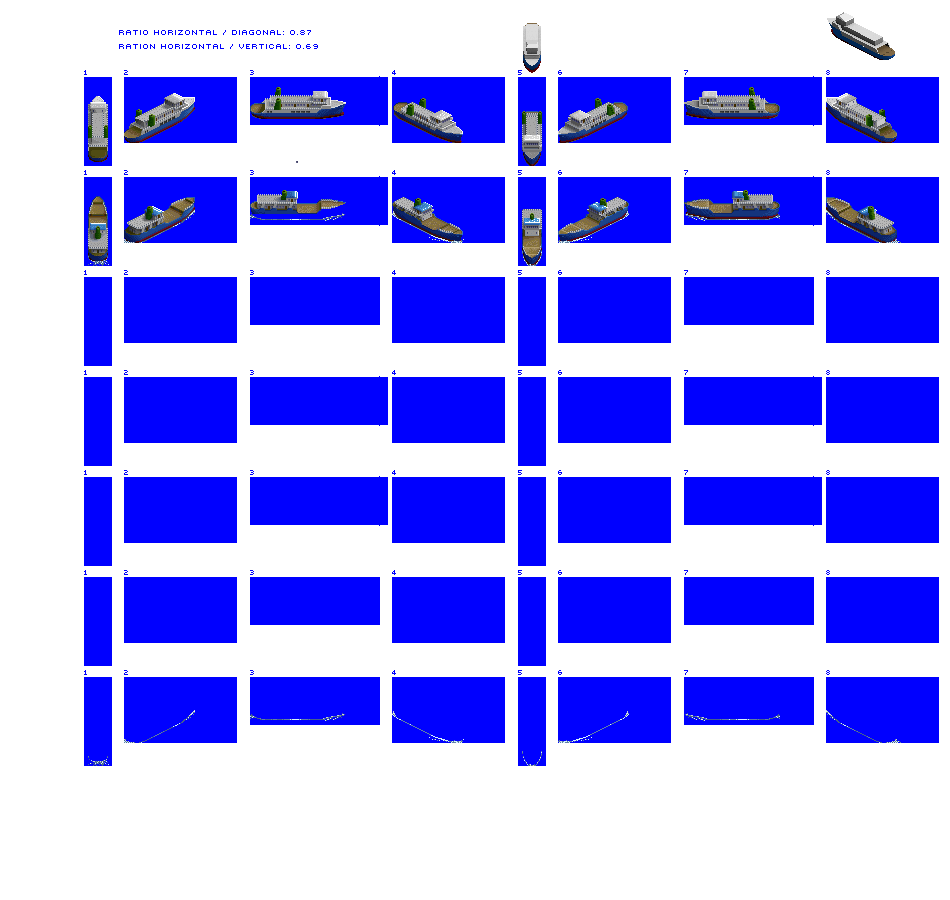
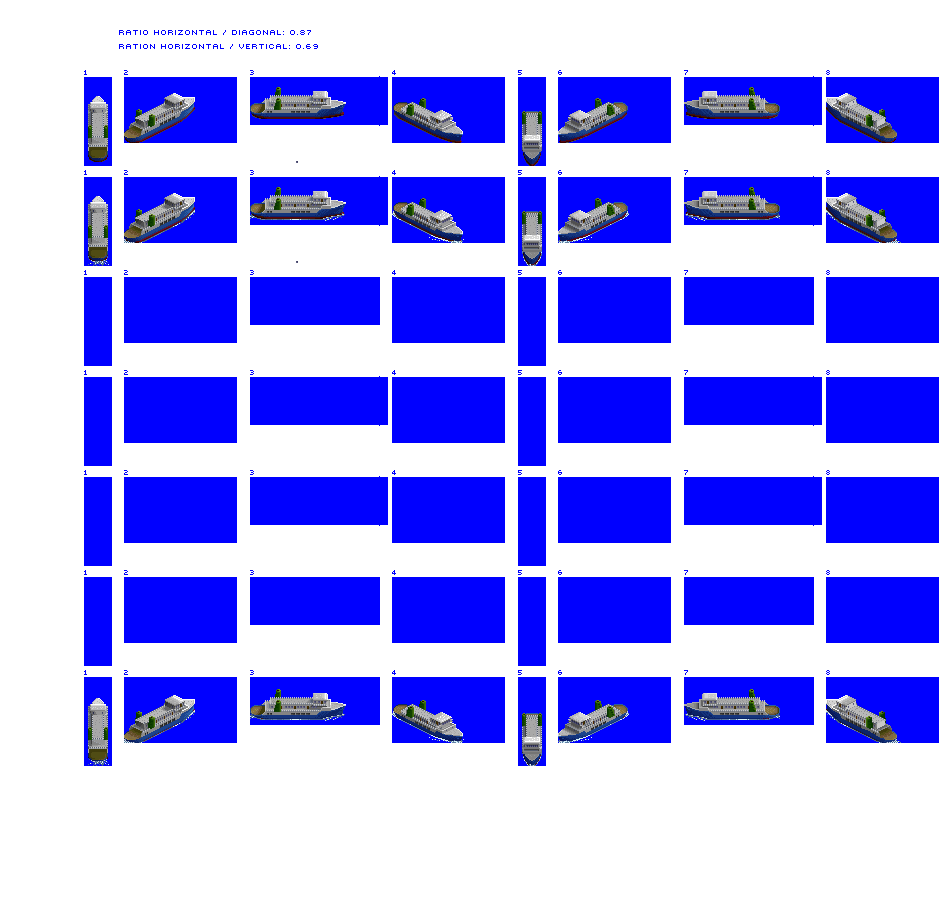
Revision of a layered 950 × 900 image; what changed, layer by layer:
painted on "prop / bow wash" over 88, 751, 542, 758
painted on "Vehicle Ferry unloaded" over 88, 12, 897, 263
added layer "Vehicle Ferry loaded" above "block" over 88, 689, 897, 765
